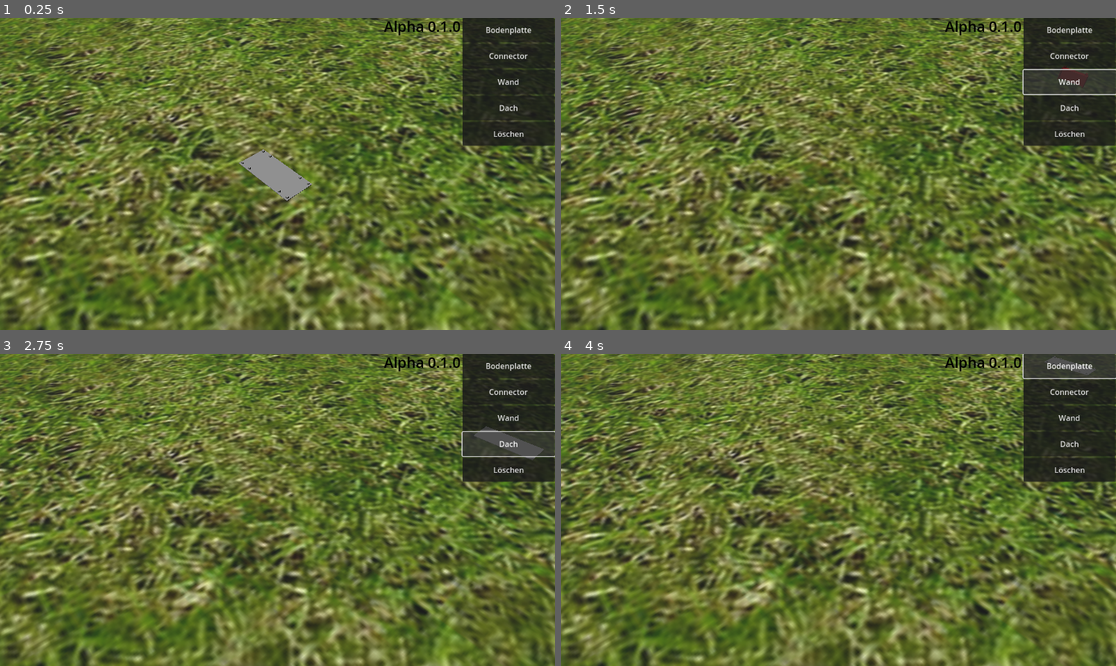
Above: before the commit, frames 1-4 (two rows, left to right).
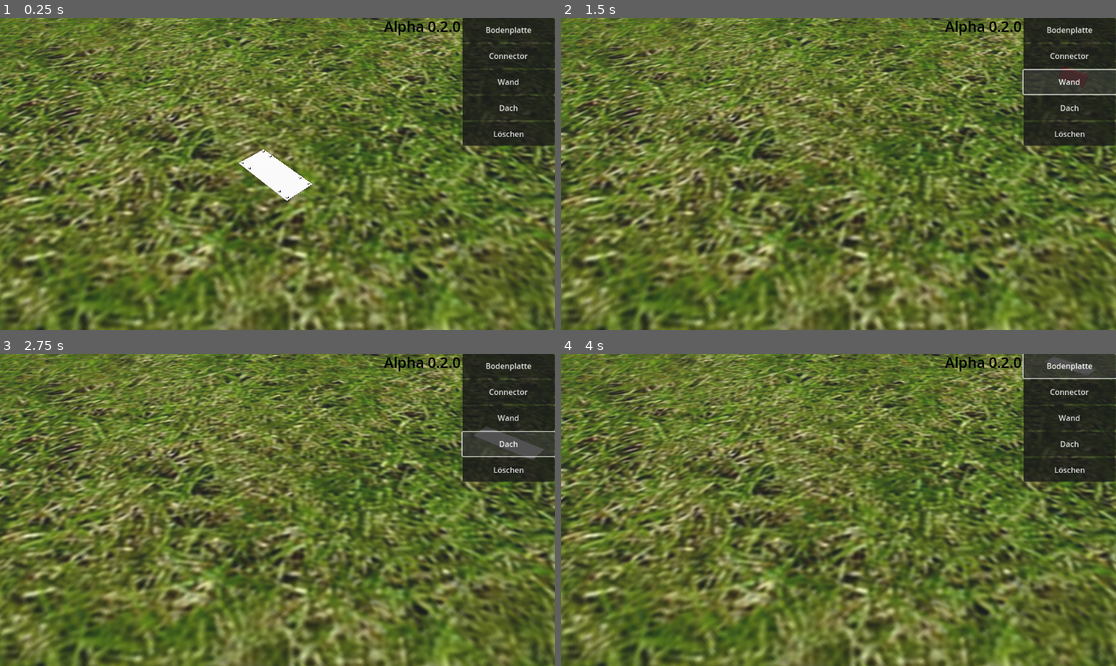
Above: after the commit, the same moments.

Repository: eduardoProggt/DKGBBMT
Game: Godot game, scene res://main_scene.tscn
Two runs of this game, one before a commit and one after it. Both use one fixed random seed, a clock stepped at 60 frames per second and the inputs below.
Inputs:
- Up to frame 1 (0.25 s): no input
- Up to frame 2 (1.5 s): click "Bodenplatte" at 0.5 s; click "Wand" at 1.25 s
- Up to frame 3 (2.75 s): click "Dach" at 2 s
- Up to frame 4 (4 s): click "Löschen" at 2.75 s; click "Bodenplatte" at 3.5 s

The runs differ from the first frame. In frame 1, 1.0% of the frame differs, in the area x 43-81%, y 1-59%; in frame 2, less than 0.1%; in frame 3, less than 0.1%; in frame 4, less than 0.1%.

Commit message:
Mini Bug: Initiale Bodenplatte sieht anders aus - behoben

Diff:
--- a/main_scene.gd
+++ b/main_scene.gd
@@ -8,7 +8,9 @@
 	# TODO: geschmeidigere Lösung überlegen
 	Manager.add_assets(add_child);
 	ghost_preview = find_child("GhostPreview")
-	set_indicator(Manager.BODENPLATTE.instance)
+	var initial_inticator = Manager.BODENPLATTE.instance
+	Utils.set_color(initial_inticator, Color(1, 1, 1))
+	set_indicator(initial_inticator)
 
 func _process(_delta):
 	var result = _compute_mouse_intersection()
--- a/main_scene.tscn
+++ b/main_scene.tscn
@@ -80,7 +80,7 @@
 offset_top = -4.0
 offset_right = 70.0
 offset_bottom = 55.0
-text = "Alpha 0.1.0"
+text = "Alpha 0.2.0"
 label_settings = SubResource("LabelSettings_owe14")
 
 [node name="MarginContainer" type="MarginContainer" parent="Control"]
